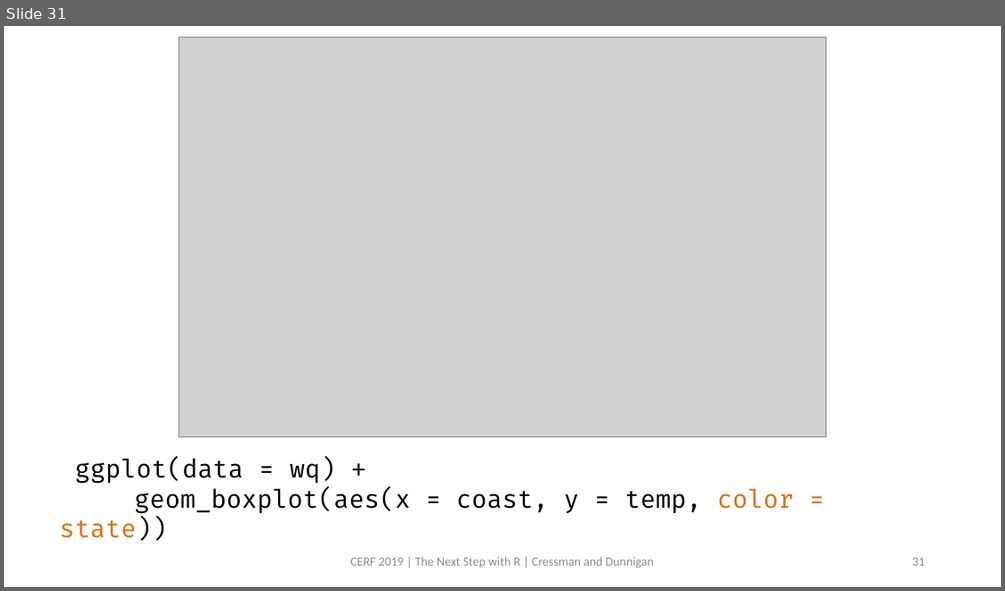
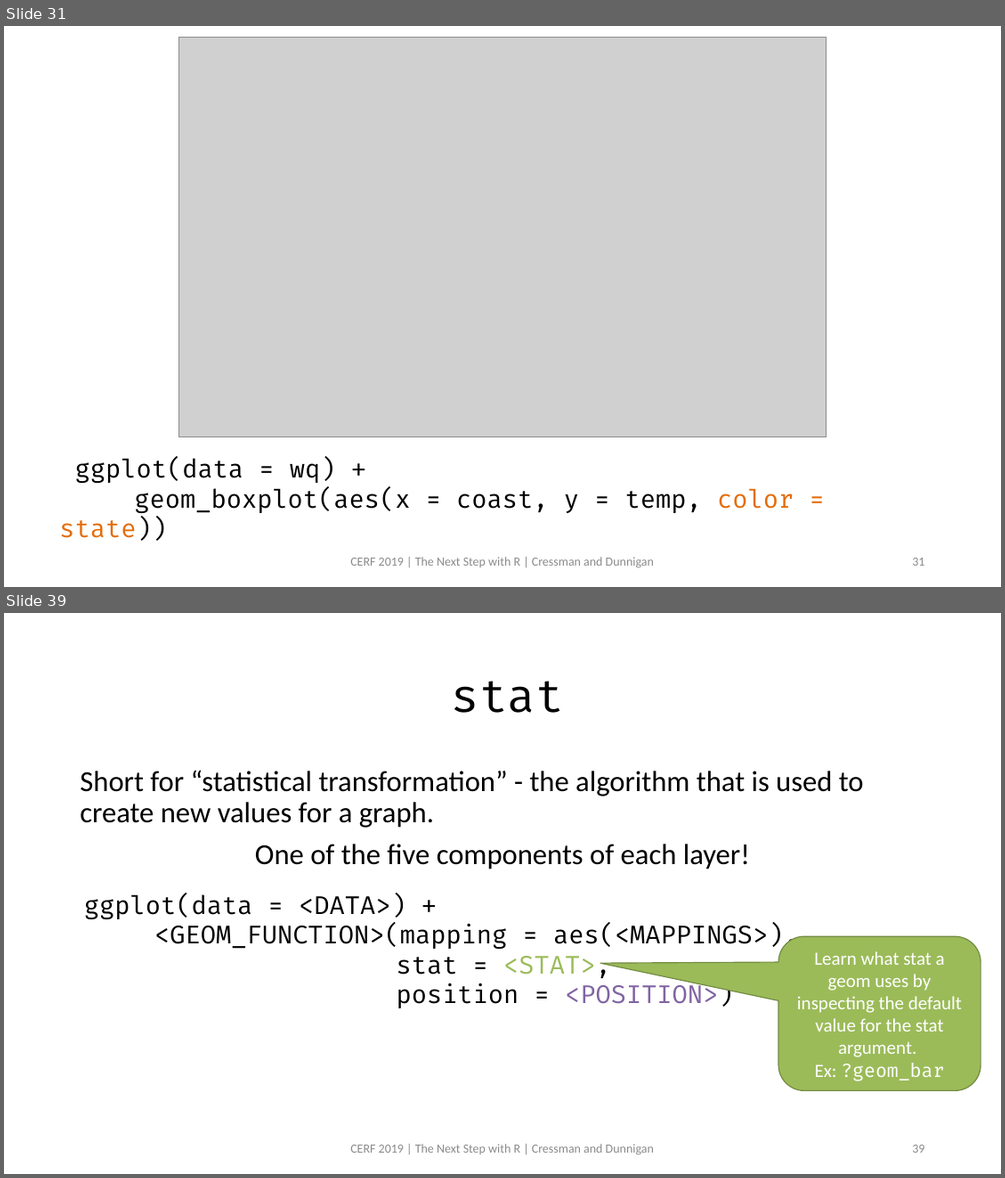
Before and after one commit to swmpkim/2019_CERF, a slide deck: slides/01_Visualize.pptx. Shown one above the other, each under a label of ours: slide 31 before the commit, slides 31 and 39 after it; the slides between them are not shown. The pictures are 1005x591 and 1005x1178 pixels, drawn with LibreOffice and Linux fonts; fonts in the diff are those of the drawing; grey boxes stand for pictures. Boxes give left, top, right and bottom in pixels: in the first picture for what was removed or moved away, otherwise in the second. Text is boxed around its words. In the diff, an @@ line names an element or a change of style, - is before the commit and + after.

```diff
--- a/slides/01_Visualize.pptx
+++ b/slides/01_Visualize.pptx
@@ slide 39 added at <box>4,613,1001,1174</box>, background #FFFFFF @@
@@ title added at <box>452,681,564,713</box>, 44 pt, text #000000 @@
+stat
@@ text added at <box>80,770,864,869</box>, 28 pt, text #000000 @@
+Short for “statistical transformation” - the algorithm that is used to create new values for a graph.
+One of the five components of each layer!
@@ text added at <box>84,893,799,1008</box>, 24 pt, text #000000 @@
+ggplot(data = <DATA>) +
+<GEOM_FUNCTION>(mapping = aes(<MAPPINGS>),
+stat = <STAT>,
+position = <POSITION>)
@@ rounded speech box added at <box>778,936,980,1090</box>, fill #9BBB59, outline #738A42 1 pt, 18 pt, text #FFFFFF @@
+Learn what stat a geom uses by inspecting the default value for the stat argument.
+Ex: ?geom_bar
@@ text added at <box>350,1143,654,1155</box>, 12 pt, text #8C8C8C @@
+CERF 2019 | The Next Step with R | Cressman and Dunnigan
@@ page number added at <box>912,1144,924,1152</box>, 12 pt, text #8C8C8C @@
+39
```
Also in this commit, not shown: 14 slides changed, 17 other slides added, 1 other file.
